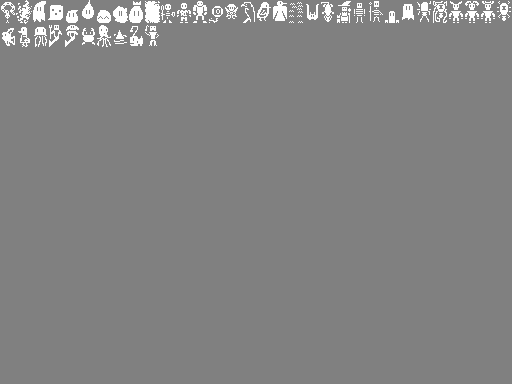
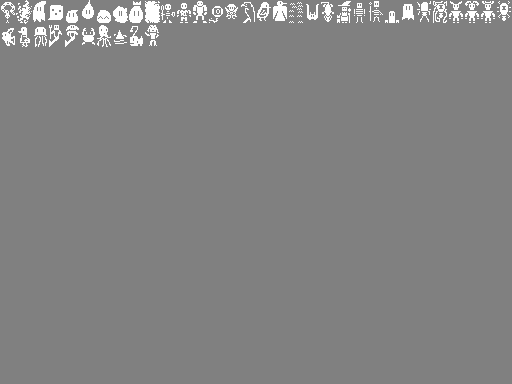
Revision of a layered 512 × 384 image; what changed, layer by layer:
painted on "Background" over 145, 25, 159, 37
